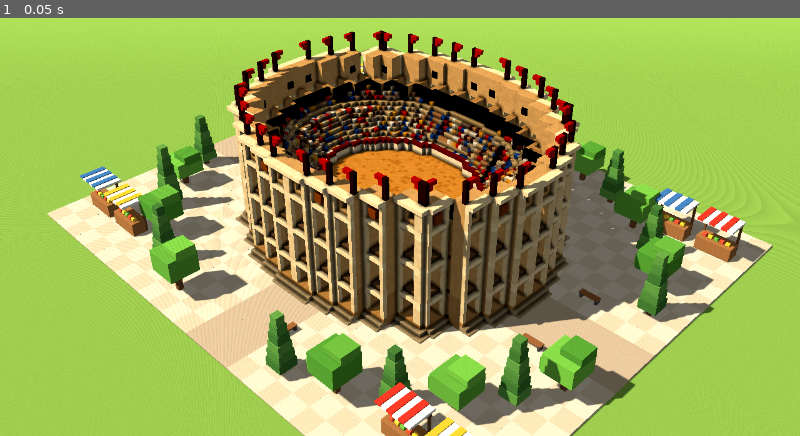
Above: before the commit, frame 1.
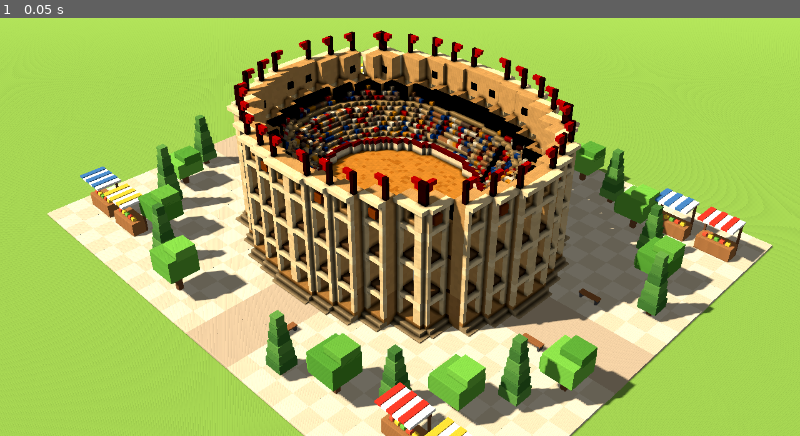
Above: after the commit, the same moment.

Repository: ramonfueglister/apoleia
Game: Godot game, scene res://main.tscn
Same seed, same stepped clock (60 frames per second), same inputs: the game is played once before the commit and once after it.
Inputs:
- Up to frame 1 (0.05 s): no input

The runs differ from the first frame. In frame 1, 0.4% of the frame differs, in the area x 13-99%, y 6-100%.

Commit message:
Colosseum: 4096 shadow map, medium soft filter
Co-Authored-By: Claude Opus 5.5 (1M context) <noreply@anthropic.com>

Diff:
--- a/prototypes/colosseum/project.godot
+++ b/prototypes/colosseum/project.godot
@@ -15,5 +15,5 @@
 [rendering]
 renderer/rendering_method="forward_plus"
 anti_aliasing/quality/msaa_3d=2
-lights_and_shadows/directional_shadow/size=8192
-lights_and_shadows/directional_shadow/soft_shadow_filter_quality=4
+lights_and_shadows/directional_shadow/size=4096
+lights_and_shadows/directional_shadow/soft_shadow_filter_quality=2
